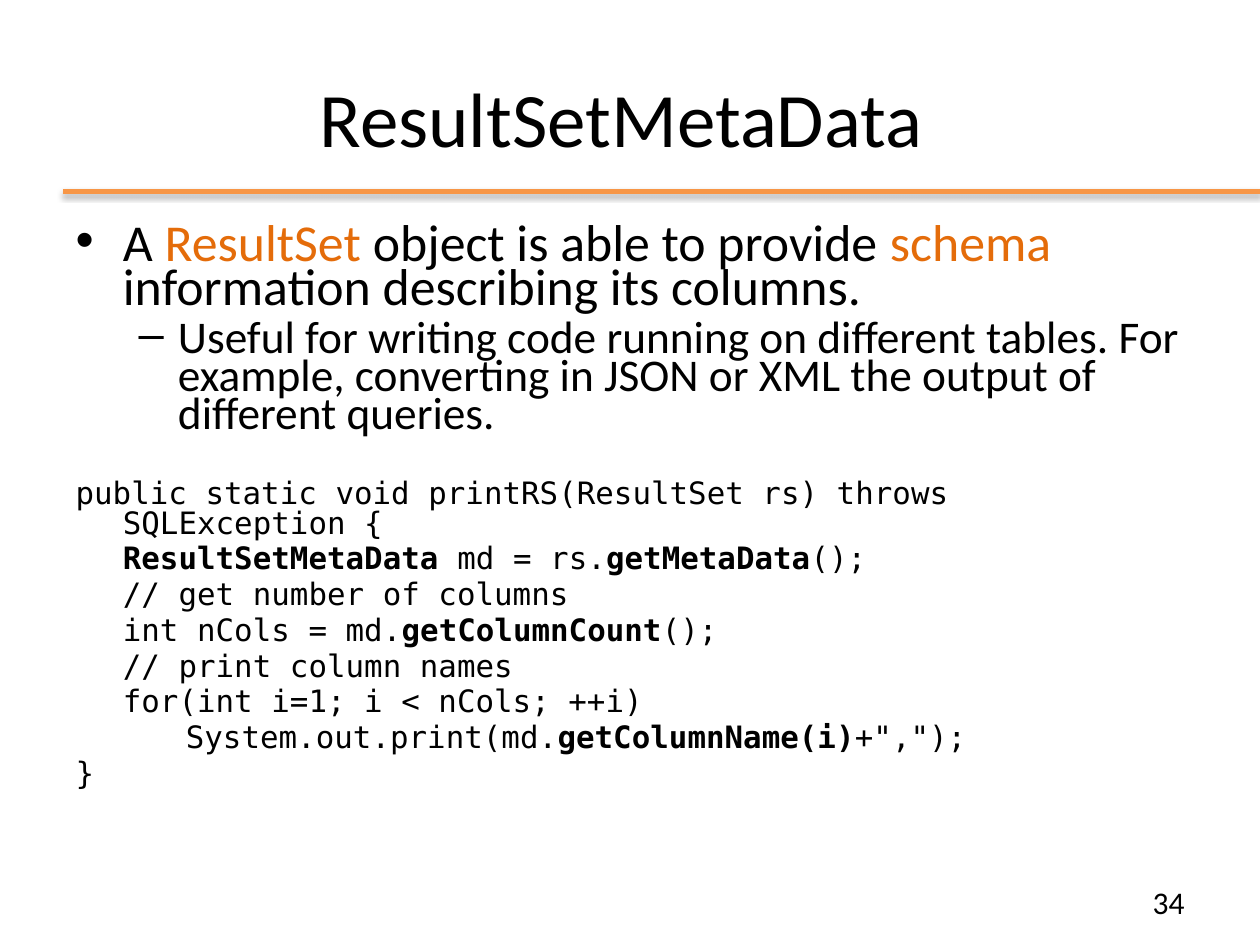
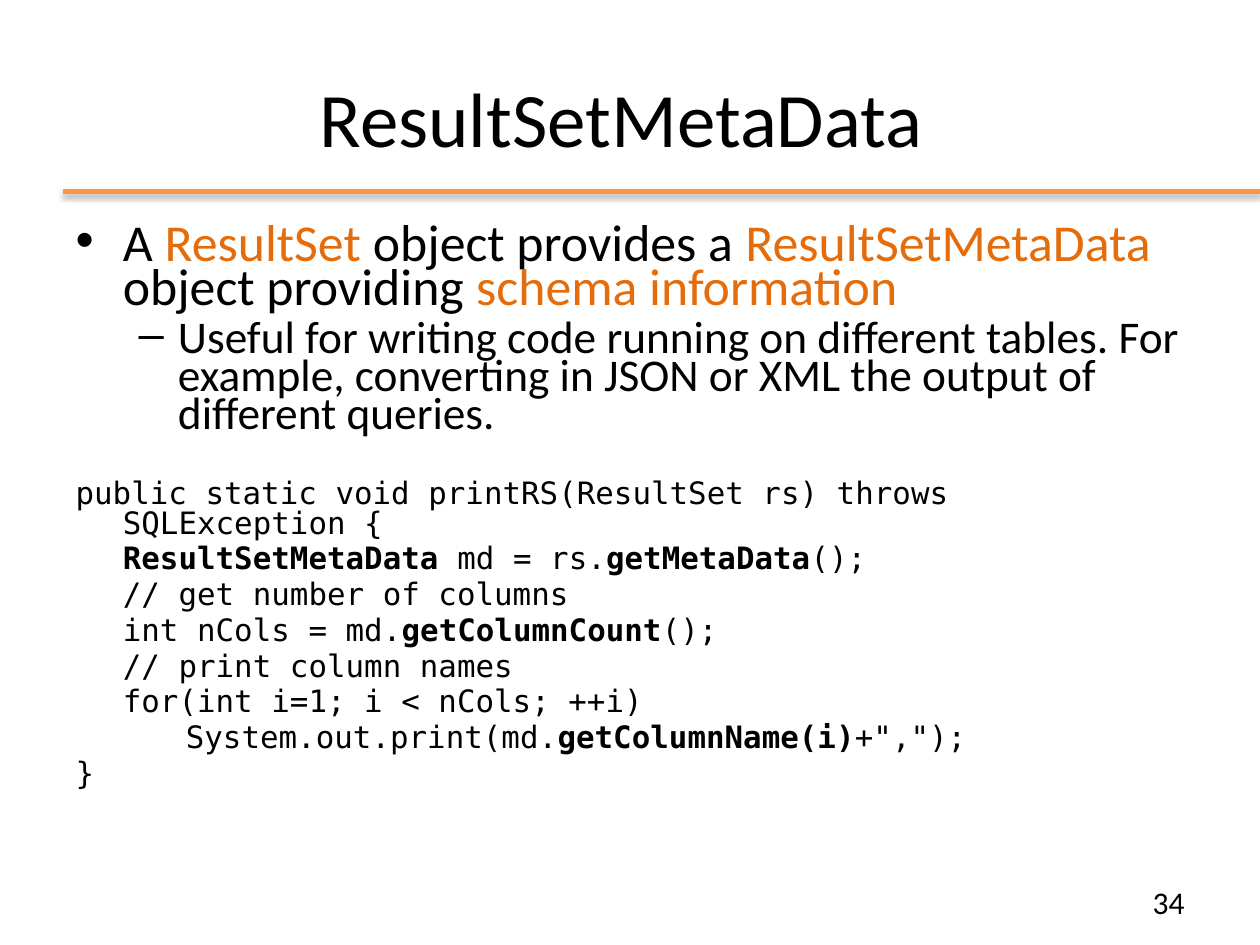
Before and after one commit to giordy97/Programmazione_Oggetti, a slide deck: slide 34 of slides/ppt/08_JDBC.pptx. Drawn at 1260x945 pixels with LibreOffice and Linux fonts; fonts in the diff are those of the drawing; background and template pictures are left out. Boxes give left, top, right and bottom in pixels: in the first picture for what was removed or moved away, otherwise in the second. Text is boxed around its words. In the diff, an @@ line names an element or a change of style, - is before the commit and + after.

```diff
--- a/slides/ppt/08_JDBC.pptx
+++ b/slides/ppt/08_JDBC.pptx
@@ text at (123,225,1150,314): text changed; text colour #000000 to #E46C0A @@
-• A ResultSet object is able to provide schema information describing its columns.
+• A ResultSet object provides a ResultSetMetaData object providing schema information
```
Also in this commit, not shown: 6 other slides changed, 3 other files.
